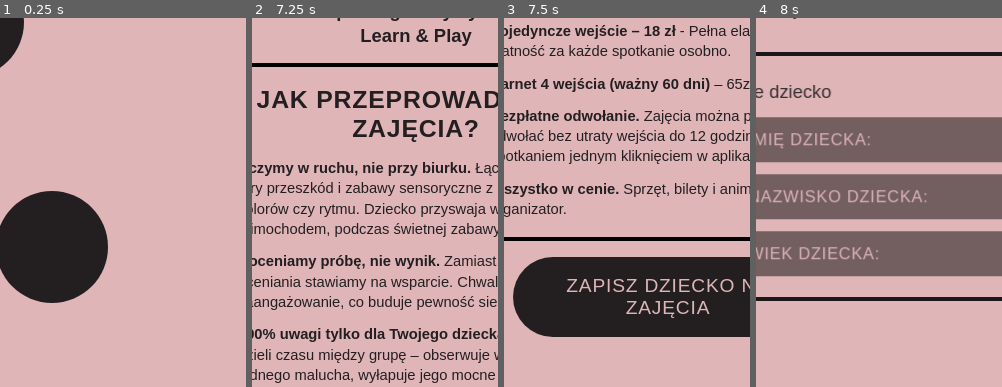
Above: before the commit, frames 1-4 (left to right).
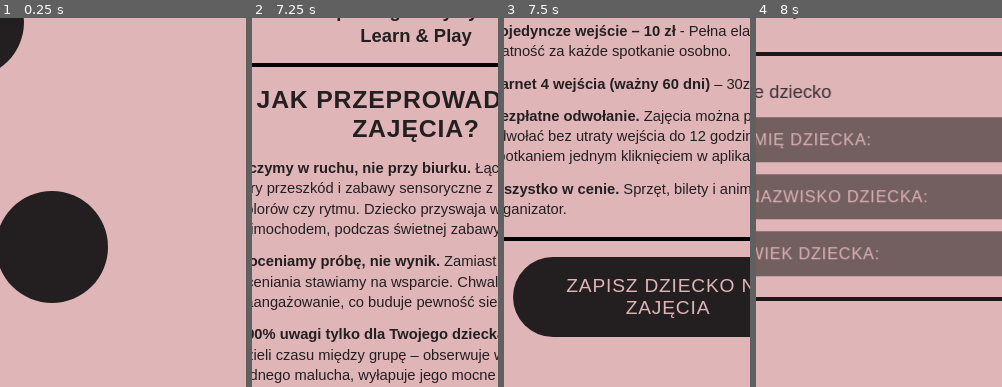
Above: after the commit, the same moments.

Repository: muchaadam14/Learn-Play
Page: browser page index.html
Same seed, same stepped clock (60 frames per second), same inputs: the page is run once before the commit and once after it.
Inputs (mouse positions are % of the whole screen's width and height, from its top left):
- Up to frame 1 (0.25 s): no input
- Up to frame 2 (7.25 s): click "ROZPOCZNIJ" at 1.27 s; click "DODAJ DZIECKO" at 1.87 s; click (69, 37) at 2.47 s; type "2" at 2.47 s; tap Enter every 0.6 s from 2.5 to 6.1 s; click (63, 30) at 3.07 s; type "9" at 3.07 s; click (63, 30) at 3.67 s; type "6" at 3.67 s; click (69, 37) at 4.27 s; type "3" at 4.27 s; click (63, 30) at 4.87 s; type "10" at 4.87 s; click (63, 30) at 5.47 s; type "7" at 5.47 s; click (64, 14) at 6.07 s; type "4" at 6.07 s; click "KONTYNUUJ" at 6.67 s
- Up to frame 3 (7.5 s): click "Cennik" at 7.27 s
- Up to frame 4 (8 s): click "Zarezerwuj zajęcia" at 7.87 s
The pictures show only the part of the screen within x 17-67%, y 10-60%; the shares and areas given below are measured in that part.

Frames 1-2 are identical in both runs. In frame 3, 0.1% of the frame differs, in the area x 60-97%, y 2-20%; in frame 4, nothing differs.

Commit message:
Add files via upload

Diff:
--- a/index.html
+++ b/index.html
@@ -130,15 +130,15 @@
           <div id="book-step-2" class="book-step">
             <p class="step-instruction">Wybierz odpowiadający ci karnet:</p>
 
-            <div class="pass-card selected" data-pass="Jedno wejście" data-price="18">
+            <div class="pass-card selected" data-pass="Jedno wejście" data-price="10">
               <div class="pass-name">Pojedyncze wejście</div>
               <div class="pass-desc">Pełna elastyczność, płatność za każde spotkanie osobno.</div>
-              <div class="pass-price title-gagalin">18ZŁ</div>
-            </div>
-
-            <div class="pass-card" data-pass="Karnet 4 wejścia (ważny 60 dni)" data-price="65">
+              <div class="pass-price title-gagalin">10ZŁ</div>
+            </div>
+
+            <div class="pass-card" data-pass="Karnet 4 wejścia (ważny 60 dni)" data-price="30">
               <div class="pass-name">Karnet 4 wejścia (ważny 60 dni)</div>
-              <div class="pass-price title-gagalin mt-10">65ZŁ</div>
+              <div class="pass-price title-gagalin mt-10">30ZŁ</div>
             </div>
 
             <div class="step-footer">
@@ -211,7 +211,7 @@
               <strong>Wybrany karnet:</strong> <span id="sumPass">Jedno wejście</span>
             </div>
             <div class="summary-pill">
-              <strong>Cena:</strong> <span id="sumPrice">18zł</span>
+              <strong>Cena:</strong> <span id="sumPrice">10zł</span>
             </div>
 
             <div class="summary-actions">
@@ -228,8 +228,8 @@
 
         <div class="card-outline pricing-card">
           <ul class="bullet-list">
-            <li><strong>Pojedyncze wejście – 18 zł</strong> - Pełna elastyczność, płatność za każde spotkanie osobno.</li>
-            <li><strong>Karnet 4 wejścia (ważny 60 dni)</strong> – 65zł.</li>
+            <li><strong>Pojedyncze wejście – 10 zł</strong> - Pełna elastyczność, płatność za każde spotkanie osobno.</li>
+            <li><strong>Karnet 4 wejścia (ważny 60 dni)</strong> – 30zł.</li>
             <li><strong>Bezpłatne odwołanie.</strong> Zajęcia można przełożyć lub odwołać bez utraty wejścia do 12 godzin przed spotkaniem jednym kliknięciem w aplikacji.</li>
             <li><strong>Wszystko w cenie.</strong> Sprzęt, bilety i animatorów zapewnia organizator.</li>
           </ul>
--- a/script.js
+++ b/script.js
@@ -16,7 +16,7 @@
     childName: '',
     isOtherChild: false,
     passName: 'Jedno wejście',
-    price: 18,
+    price: 10,
     dateStr: '',
     hour: '16',
     minute: '15'
